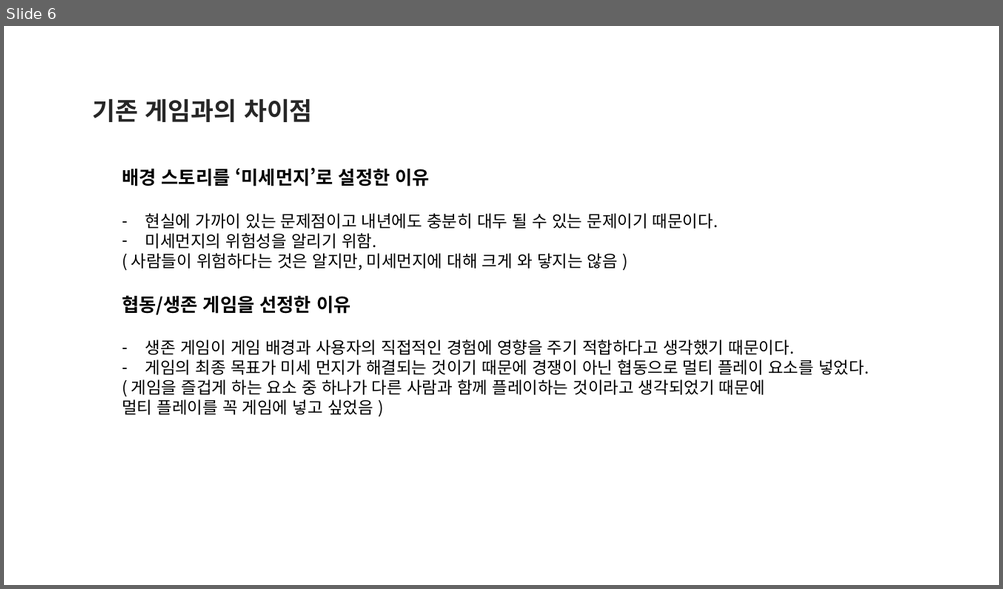
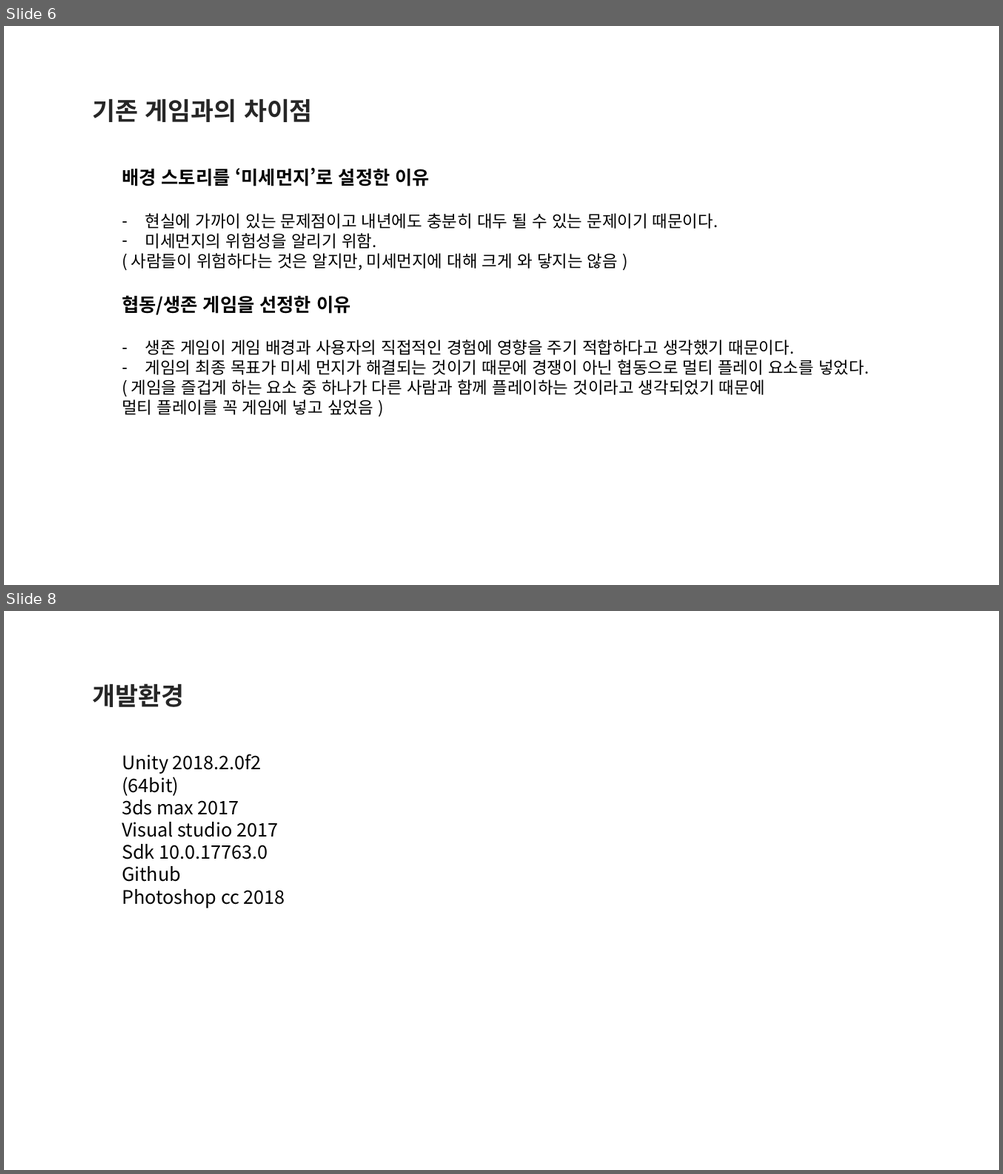
Before and after one commit to goldsun119/Graduation-Project, a slide deck: Document/1122 기획발표자료_01.pptx. Shown one above the other, each under a label of ours: slide 6 before the commit, slides 6 and 8 after it; the slides between them are not shown. The pictures are 1003x589 and 1003x1174 pixels, drawn with LibreOffice and Linux fonts; fonts in the diff are those of the drawing. Boxes give left, top, right and bottom in pixels: in the first picture for what was removed or moved away, otherwise in the second. Text is boxed around its words. In the diff, an @@ line names an element or a change of style, - is before the commit and + after.

```diff
--- a/Document/1122 기획발표자료_01.pptx
+++ b/Document/1122 기획발표자료_01.pptx
@@ slide 8 added at (4, 611, 999, 1170), background #FFFFFF @@
@@ text added at (93, 684, 185, 707), 24 pt, text #262626, bold @@
+개발환경
@@ text added at (122, 754, 285, 908), 18 pt, text #000000 @@
+Unity 2018.2.0f2 (64bit)
+3ds max 2017
+Visual studio 2017
+Sdk 10.0.17763.0
+Github
+Photoshop cc 2018
```
Also in this commit, not shown: 1 slide changed, 3 other slides added.
